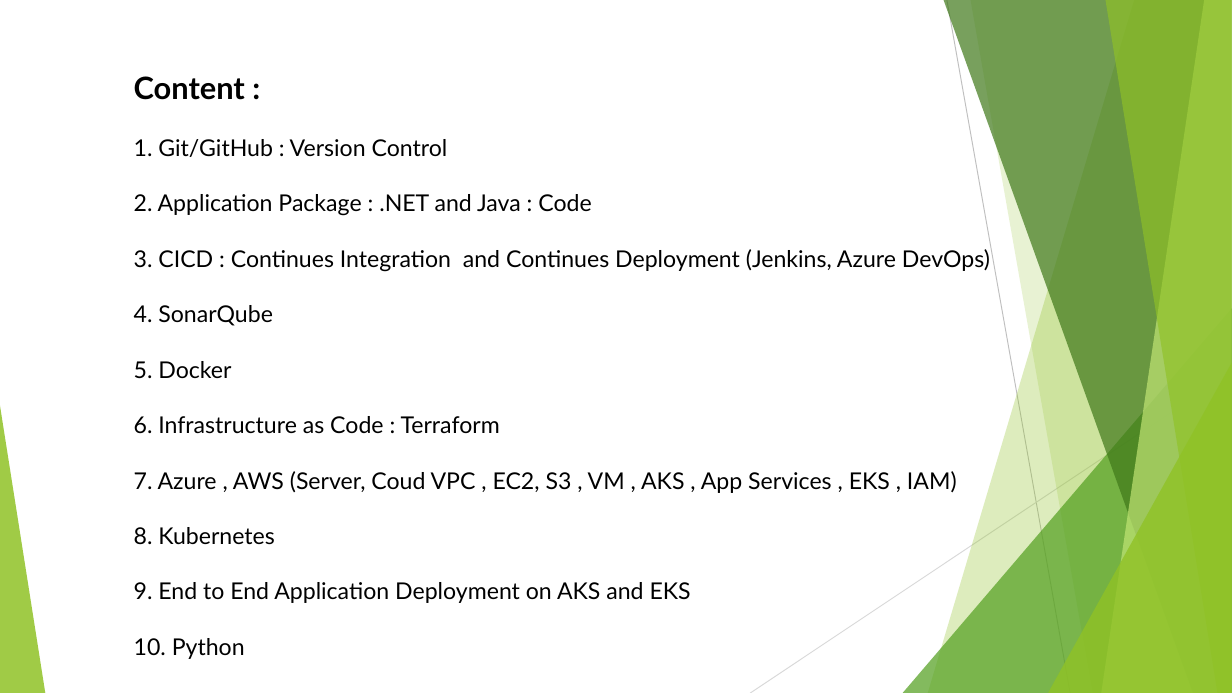
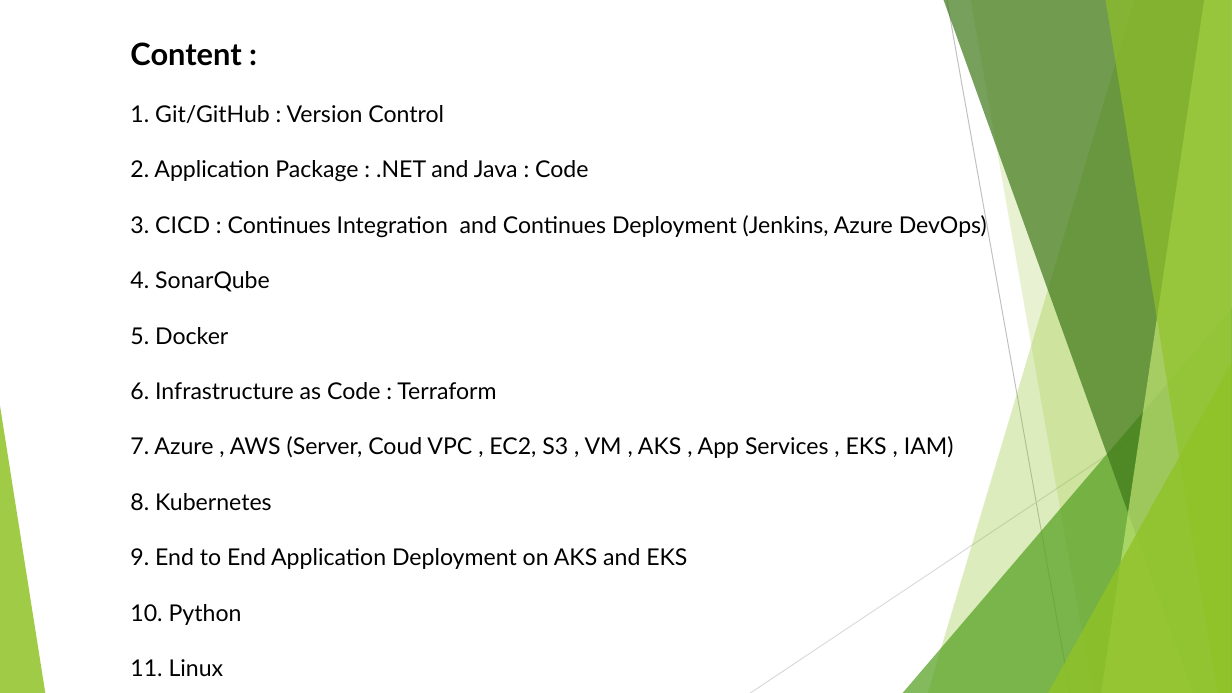
Before and after one commit to Mephist0phele/DevOps-Prep, a slide deck: slide 2 of DevOps PPT.pptx. Drawn at 1232x693 pixels with LibreOffice and Linux fonts; fonts in the diff are those of the drawing. Boxes give left, top, right and bottom in pixels: in the first picture for what was removed or moved away, otherwise in the second. Text is boxed around its words. In the diff, an @@ line names an element or a change of style, - is before the commit and + after.

```diff
--- a/DevOps PPT.pptx
+++ b/DevOps PPT.pptx
@@ text "Content : 1. Git/GitHub : ...": place and size @@
-text "Content : 1. Git/GitHub : ..." at [134, 76, 990, 659]
+text "Content : 1. Git/GitHub : ..." at [130, 42, 987, 676]
@@ text at [130, 548, 687, 676]: text changed @@
-9. End to End Application Deployment on AKS and EKS
-10. Python
+9. End to End Application Deployment on AKS and EKS
+10. Python
+11. Linux
```
Also in this commit, not shown: 8 slides added.
